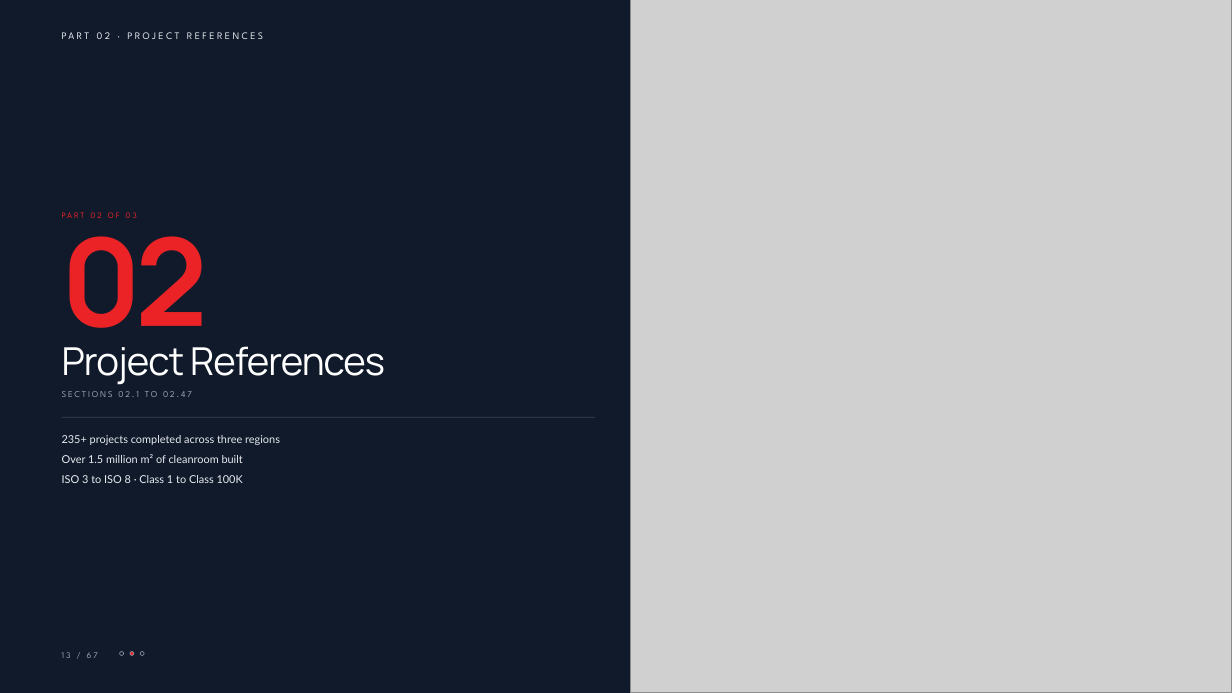
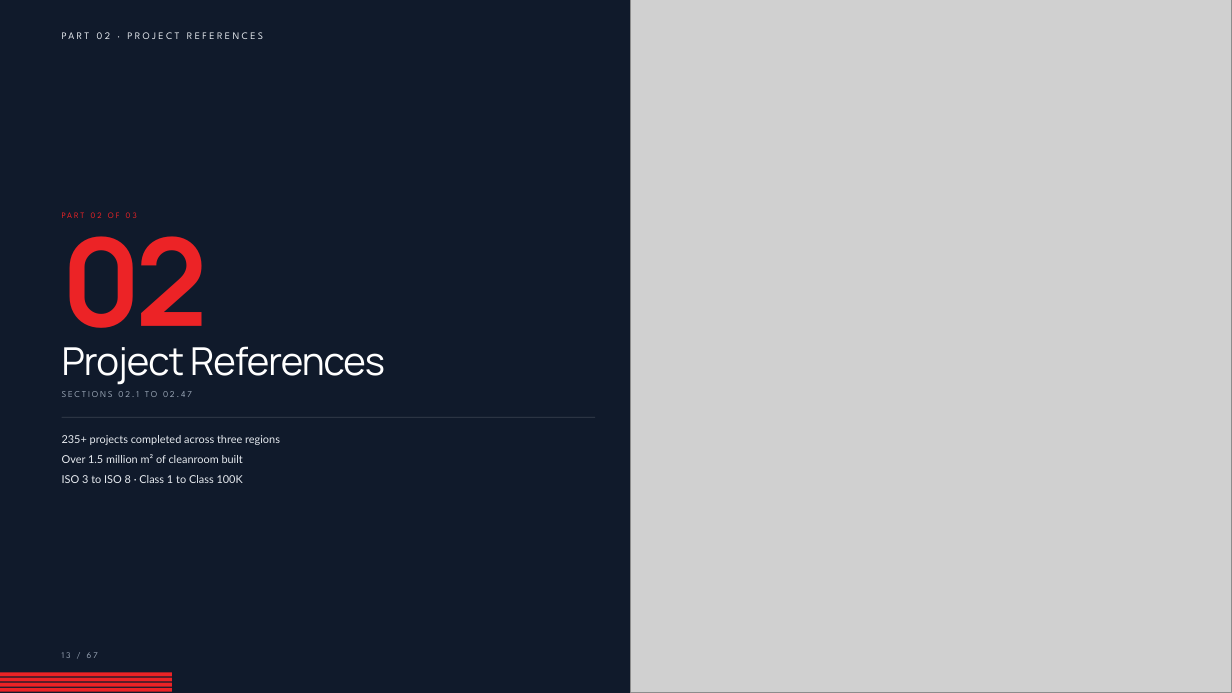
Before and after one commit to brandmethod/Brand-Method-Website, a slide deck: slide 13 of iaq-deck/IAQ-Company-Deck-2026.pptx. Drawn at 1232x693 pixels with LibreOffice and Linux fonts; fonts in the diff are those of the drawing; grey boxes stand for pictures. Boxes give left, top, right and bottom in pixels: in the first picture for what was removed or moved away, otherwise in the second. Text is boxed around its words. In the diff, an @@ line names an element or a change of style, - is before the commit and + after.

```diff
--- a/iaq-deck/IAQ-Company-Deck-2026.pptx
+++ b/iaq-deck/IAQ-Company-Deck-2026.pptx
@@ ellipse removed at (120,652,124,655) @@
@@ ellipse removed at (130,652,134,655) @@
@@ ellipse removed at (140,652,144,655) @@
@@ rectangle added at (0,673,172,677), fill #EC2326 @@
@@ rectangle added at (0,677,172,681), fill #EC2326 @@
@@ rectangle added at (0,683,172,687), fill #EC2326 @@
@@ rectangle added at (0,688,172,691), fill #EC2326 @@
```
Also in this commit, not shown: 65 other slides changed, 7 other files.
